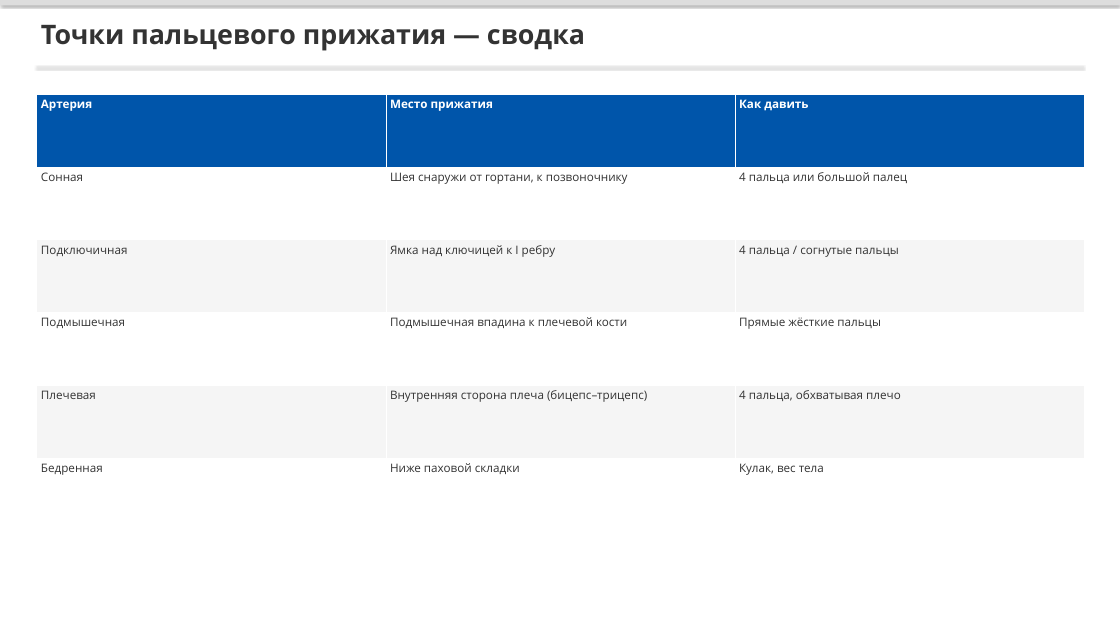
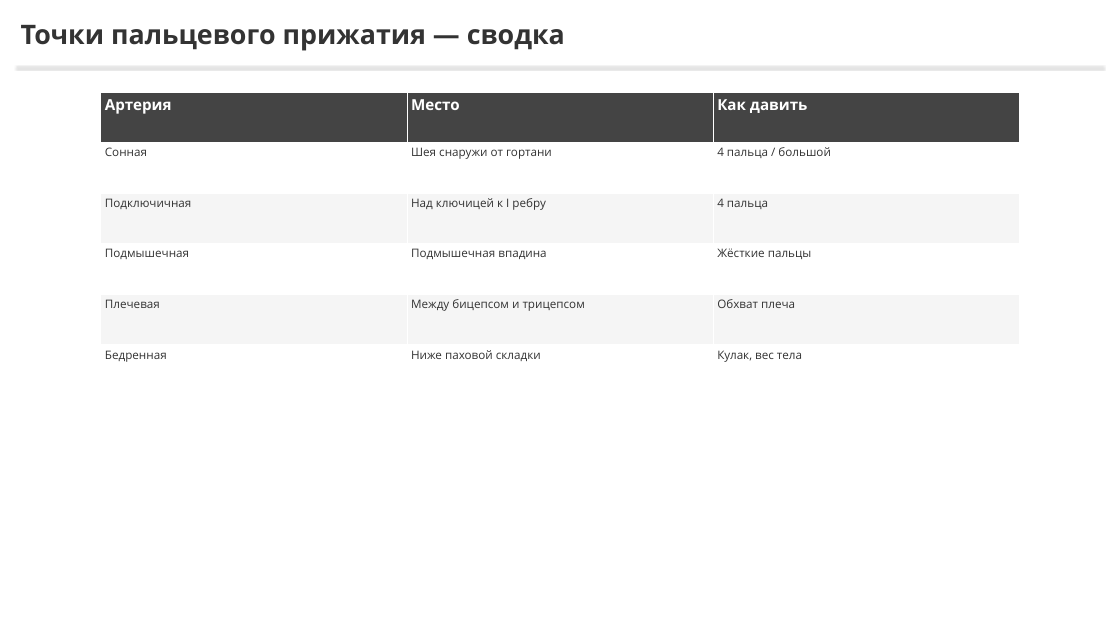
Before and after one commit to lysakalenushka-hash/-, a slide deck: slide 10 of tema2_bleeding/Способы_временной_остановки_кровотечения.pptx. Drawn at 1120x630 pixels with LibreOffice and Linux fonts; fonts in the diff are those of the drawing. Boxes give left, top, right and bottom in pixels: in the first picture for what was removed or moved away, otherwise in the second. Text is boxed around its words. In the diff, an @@ line names an element or a change of style, - is before the commit and + after.

```diff
--- a/tema2_bleeding/Способы_временной_остановки_кровотечения.pptx
+++ b/tema2_bleeding/Способы_временной_остановки_кровотечения.pptx
@@ rectangle removed at (0,0,1120,5) @@
@@ text "Точки пальцевого прижатия — сводка": place and size @@
-text "Точки пальцевого прижатия — сводка" at (41,25,585,51)
+text "Точки пальцевого прижатия — сводка" at (21,25,565,51)
@@ rectangle: place and size @@
-rectangle at (37,67,1083,68)
+rectangle at (16,67,1103,68)
@@ table at (101,92,1019,395) @@
-row 1, column 2: Место прижатия
+row 1, column 2: Место
-row 2, column 2: Шея снаружи от гортани, к позвоночнику
+row 2, column 2: Шея снаружи от гортани
-row 2, column 3: 4 пальца или большой палец
+row 2, column 3: 4 пальца / большой
-row 3, column 2: Ямка над ключицей к I ребру
+row 3, column 2: Над ключицей к I ребру
-row 3, column 3: 4 пальца / согнутые пальцы
+row 3, column 3: 4 пальца
-row 4, column 2: Подмышечная впадина к плечевой кости
+row 4, column 2: Подмышечная впадина
-row 4, column 3: Прямые жёсткие пальцы
+row 4, column 3: Жёсткие пальцы
-row 5, column 2: Внутренняя сторона плеча (бицепс–трицепс)
+row 5, column 2: Между бицепсом и трицепсом
-row 5, column 3: 4 пальца, обхватывая плечо
+row 5, column 3: Обхват плеча
@@ fill #0055AA to #444444 in row 1 @@
@@ size 20 to 26 pt in "Артерия", "Как давить" @@
@@ table: place and size @@
-table at (37,94,1083,530)
+table at (101,92,1019,395)
```
Also in this commit, not shown: 17 other slides changed, 3 slides added, 3 slides removed, 7 other files.
